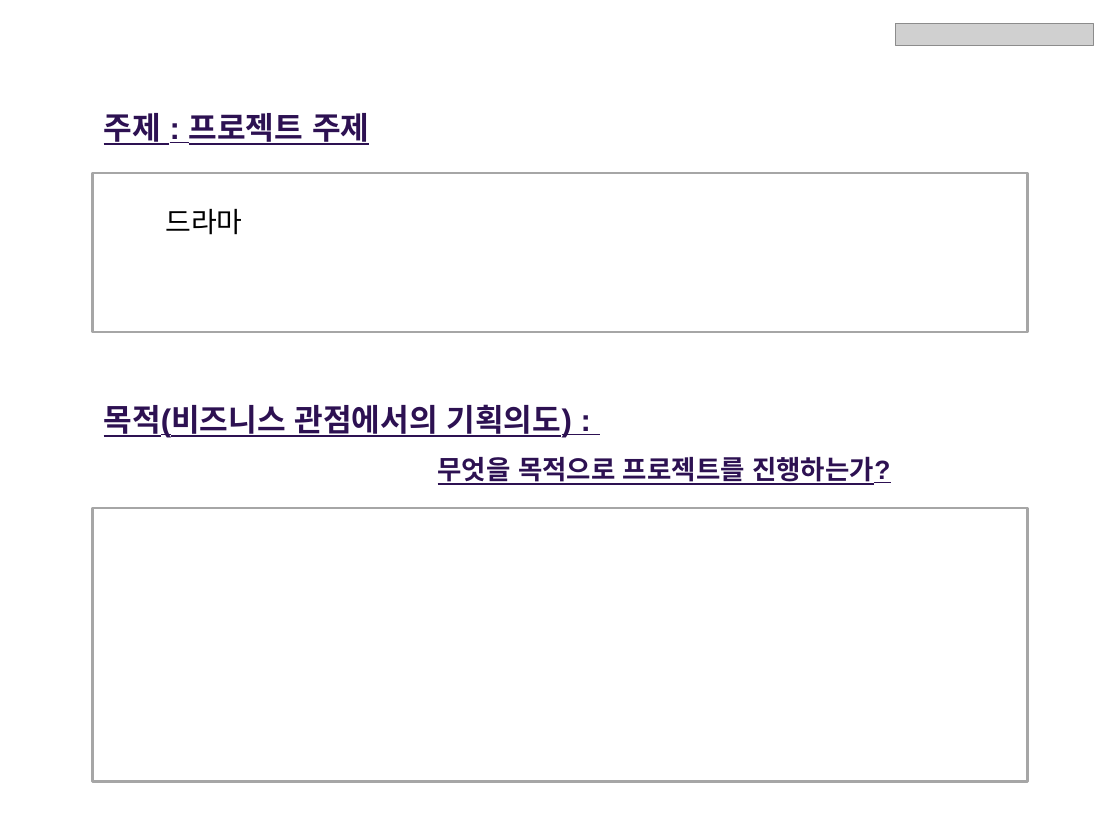
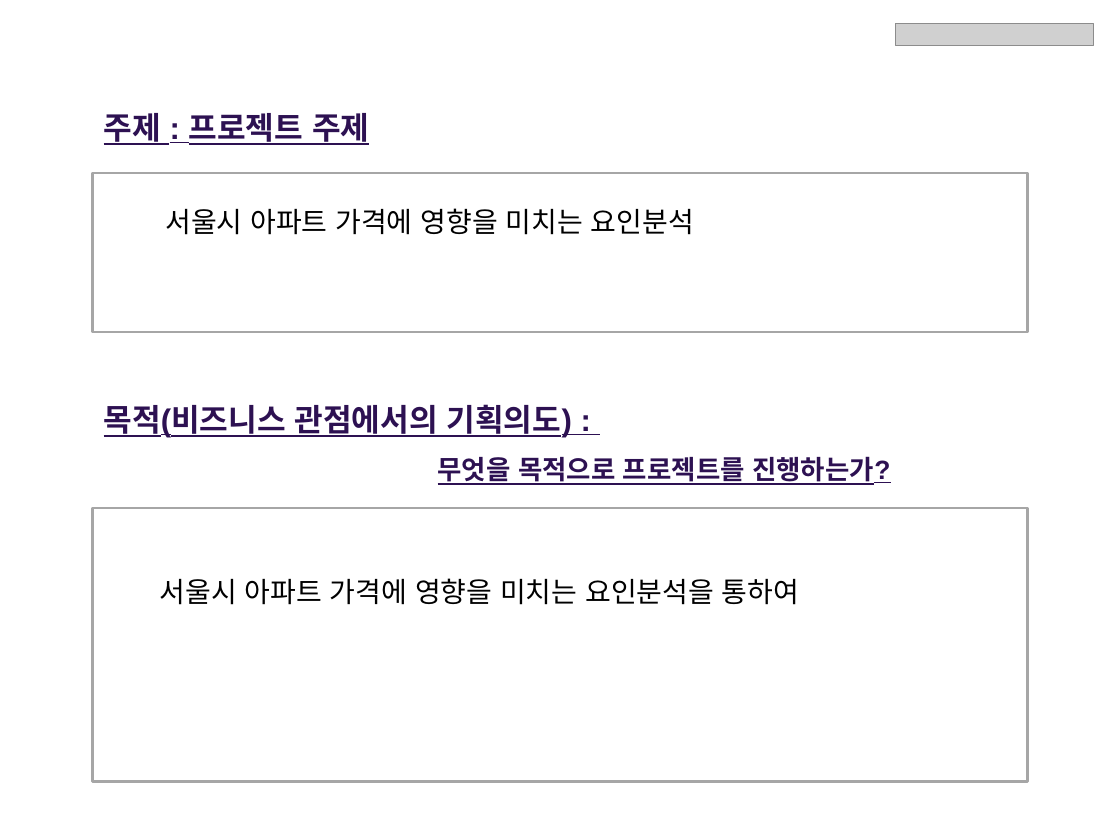
Before and after one commit to naleetwo/MidtermProject, a slide deck: slide 3 of PPT/중간프로젝트 기획안 _ (2팀)_20230402_SeokwonNa.pptx. Drawn at 1120x840 pixels with LibreOffice and Linux fonts; fonts in the diff are those of the drawing; grey boxes stand for pictures. Boxes give left, top, right and bottom in pixels: in the first picture for what was removed or moved away, otherwise in the second. Text is boxed around its words. In the diff, an @@ line names an element or a change of style, - is before the commit and + after.

```diff
--- a/PPT/중간프로젝트 기획안 _ (2팀)_20230402_SeokwonNa.pptx
+++ b/PPT/중간프로젝트 기획안 _ (2팀)_20230402_SeokwonNa.pptx
@@ text at bbox=[165, 208, 694, 235]: text changed @@
-드라마
+서울시 아파트 가격에 영향을 미치는 요인분석
@@ text added at bbox=[160, 578, 799, 605], 18 pt, text #000000 @@
+서울시 아파트 가격에 영향을 미치는 요인분석을 통하여
```
Also in this commit, not shown: 1 other slide changed.
